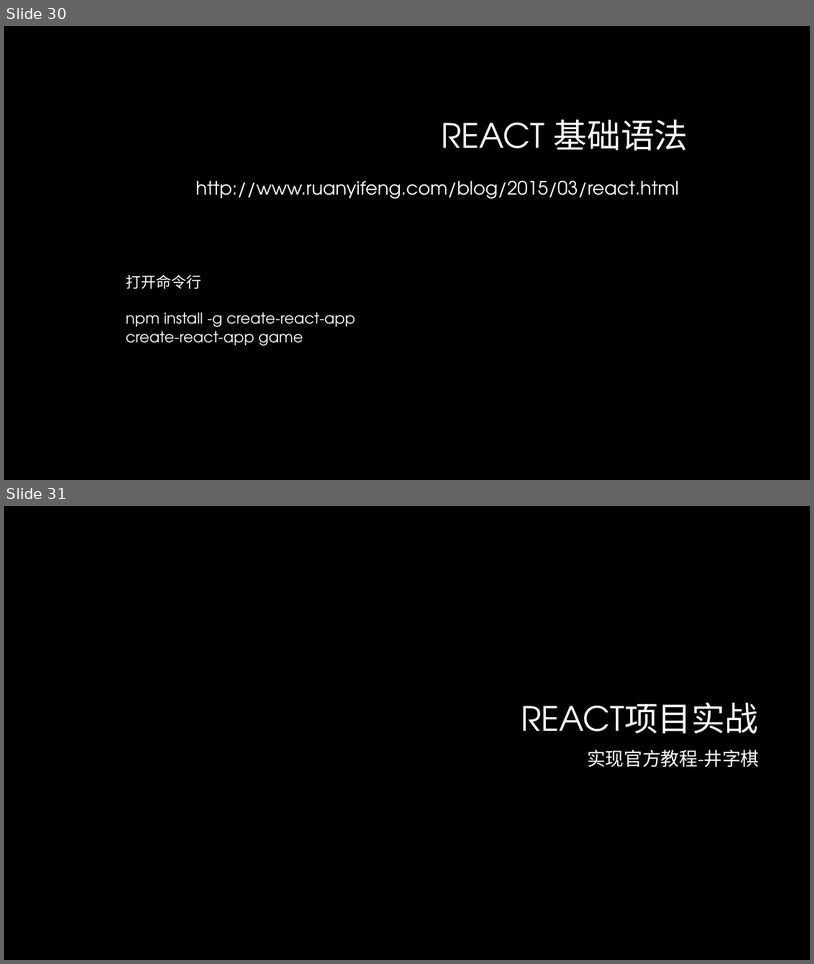
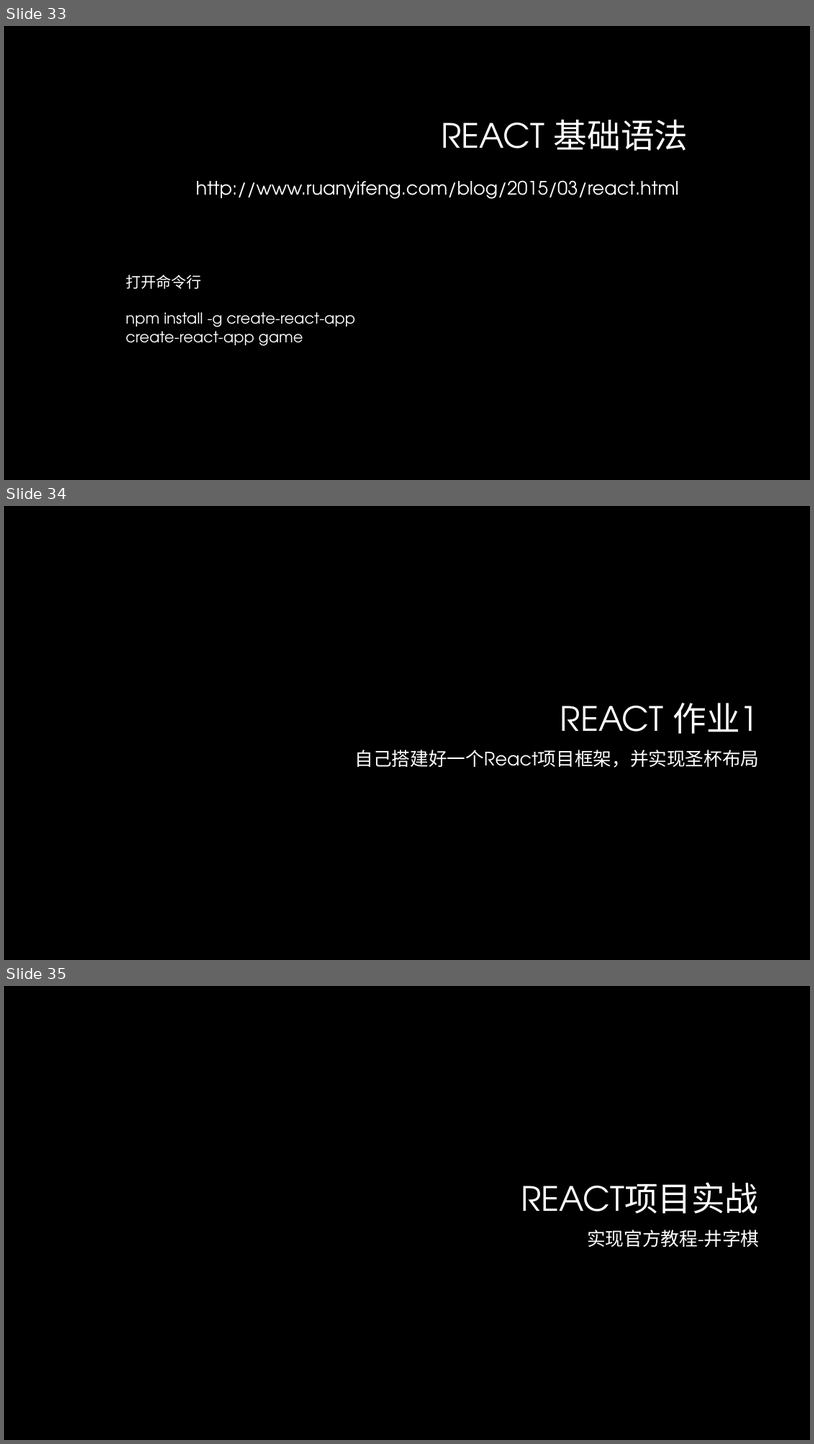
Before and after one commit to lee813/ECVFrontend, a slide deck: 前端课程.pptx. Shown one above the other, each under a label of ours: slides 30 and 31 before the commit, slides 33, 34 and 35 after it. The pictures are 814x964 and 814x1444 pixels, drawn with LibreOffice and Linux fonts; fonts in the diff are those of the drawing; background and template pictures are left out. Boxes give left, top, right and bottom in pixels: in the first picture for what was removed or moved away, otherwise in the second. Text is boxed around its words. In the diff, an @@ line names an element or a change of style, - is before the commit and + after.

```diff
--- a/前端课程.pptx
+++ b/前端课程.pptx
@@ slide 34 added at <box>4,506,810,960</box>, background #000000 @@
@@ title added at <box>561,703,759,734</box>, 40 pt, text #FFFFFF @@
+REACT 作业1
@@ text added at <box>355,749,760,767</box>, 22 pt, text #FFFFFF @@
+自己搭建好一个React项目框架，并实现圣杯布局
@@ what was slide 30 is now slide 33 @@
@@ what was slide 31 is now slide 35 @@
```
Also in this commit, not shown: 1 slide changed, 3 other slides added, 6 other files.
